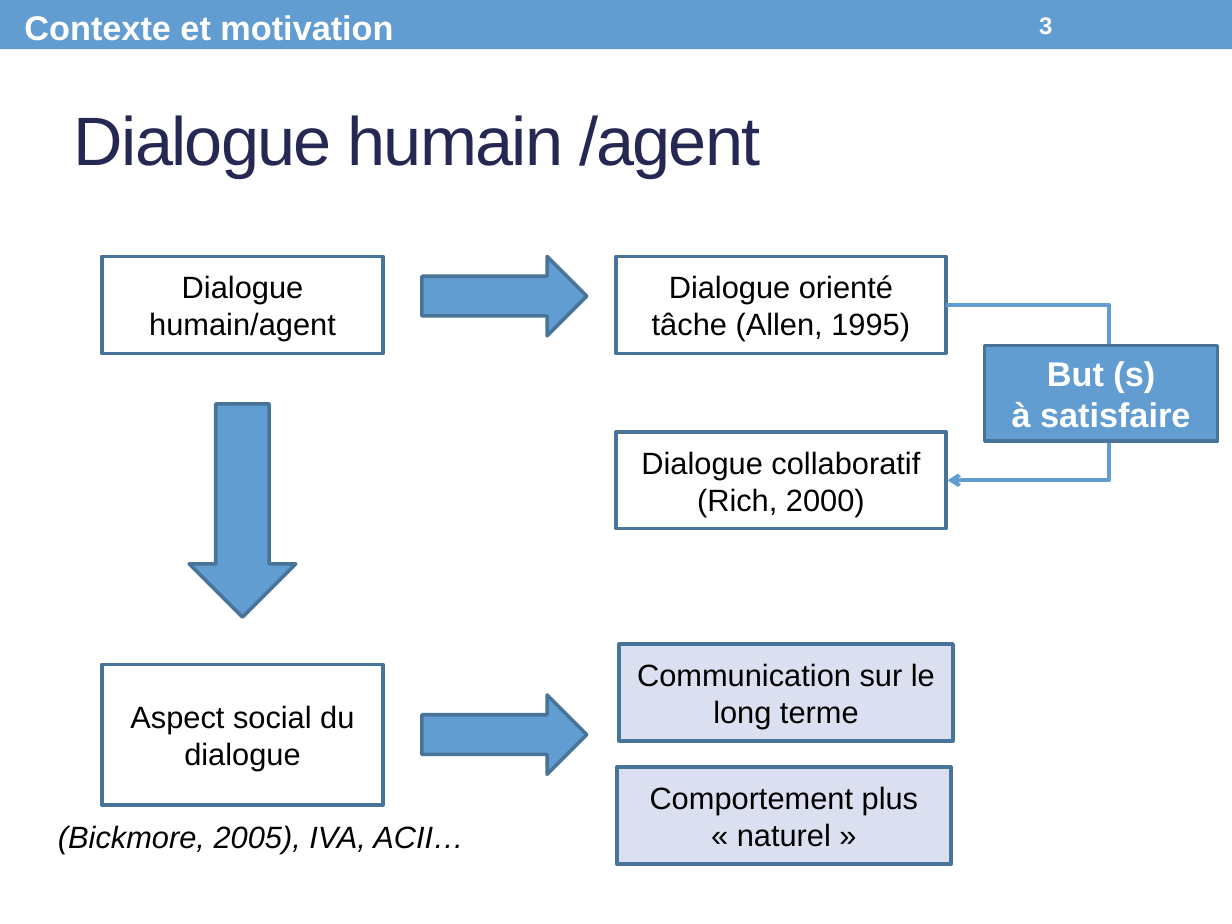
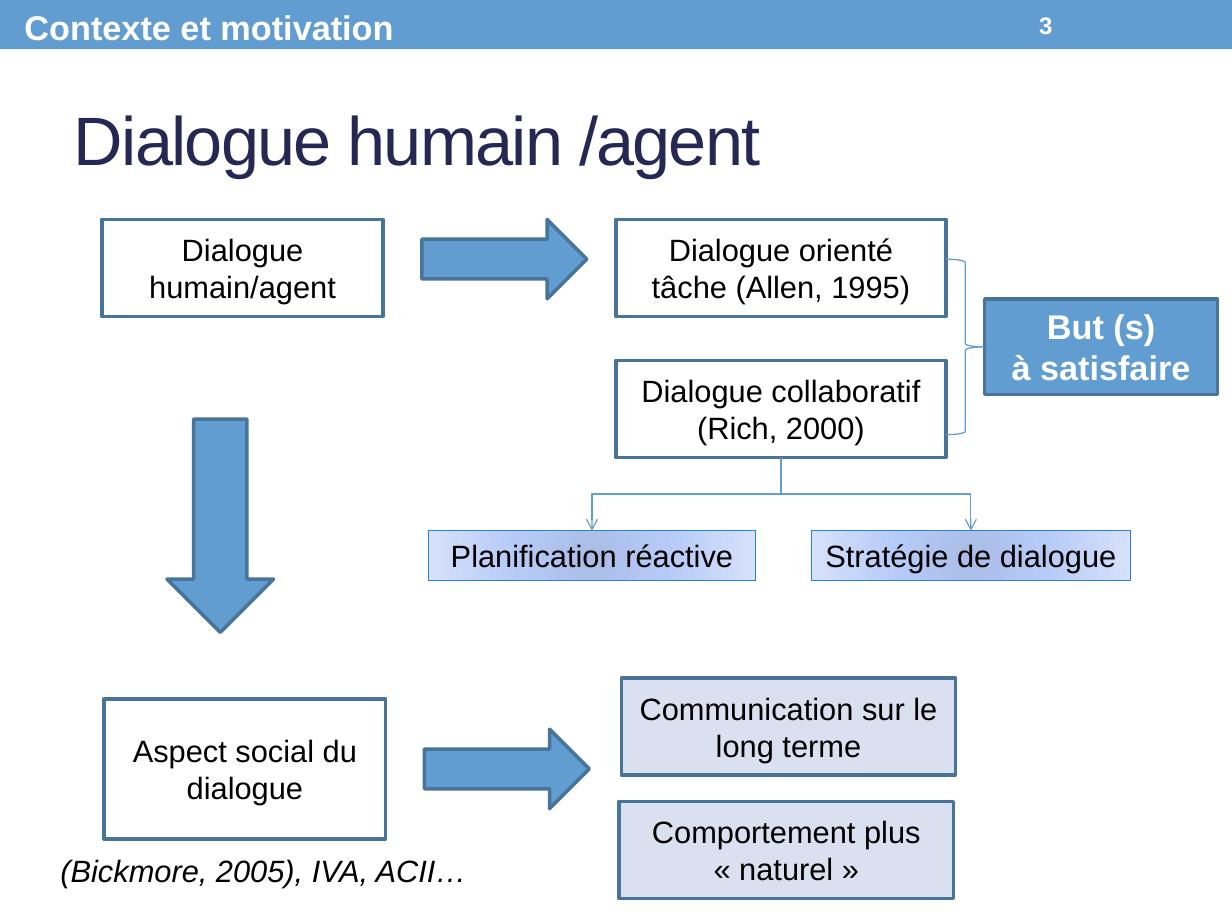
Before and after one commit to Olydia/Discolog, a slide deck: slide 3 of papers/Presentations/CPU_Presentation.pptx. Drawn at 1232x924 pixels with LibreOffice and Linux fonts; fonts in the diff are those of the drawing. Boxes give left, top, right and bottom in pixels: in the first picture for what was removed or moved away, otherwise in the second. Text is boxed around its words. In the diff, an @@ line names an element or a change of style, - is before the commit and + after.

```diff
--- a/papers/Presentations/CPU_Presentation.pptx
+++ b/papers/Presentations/CPU_Presentation.pptx
@@ 2 rectangles, 1 right arrow: place and size @@
-2 rectangles, 1 right arrow at box(102, 256, 946, 354)
+2 rectangles, 1 right arrow at box(102, 219, 946, 317)
@@ right brace added at box(946, 259, 984, 434), outline #629DD1 0.75 pt @@
@@ rectangle "But (s)": place and size @@
-rectangle "But (s)" at box(984, 346, 1217, 442)
+rectangle "But (s)" at box(984, 299, 1217, 395)
@@ elbow arrow removed from (946, 306) to (947, 480) @@
@@ rectangle "Dialogue collaboratif": place and size @@
-rectangle "Dialogue collaboratif" at box(616, 431, 946, 529)
+rectangle "Dialogue collaboratif" at box(616, 361, 946, 458)
@@ down arrow: place and size @@
-down arrow at box(190, 404, 297, 617)
+down arrow at box(168, 419, 275, 632)
@@ elbow arrow added from (781, 457) to (591, 531), #629DD1 0.75 pt @@
@@ elbow arrow added from (781, 457) to (971, 531), #629DD1 0.75 pt @@
@@ rectangle added at box(429, 531, 756, 580), fill gradient #A9BCE5 to #B6CBF7 to #D7E2FB, outline #297FD5 0.75 pt, 18 pt, text #000000 @@
+Planification réactive
@@ rectangle added at box(812, 531, 1131, 580), fill gradient #A9BCE5 to #B6CBF7 to #D7E2FB, outline #297FD5 0.75 pt, 18 pt, text #000000 @@
+Stratégie de dialogue
@@ right arrow: place and size @@
-right arrow at box(423, 695, 588, 774)
+right arrow at box(424, 729, 589, 808)
@@ 3 rectangles, 1 text: place and size @@
-3 rectangles, 1 text at box(58, 644, 952, 865)
+3 rectangles, 1 text at box(60, 679, 955, 899)
```
Also in this commit, not shown: 14 other slides changed, 1 slide removed.
